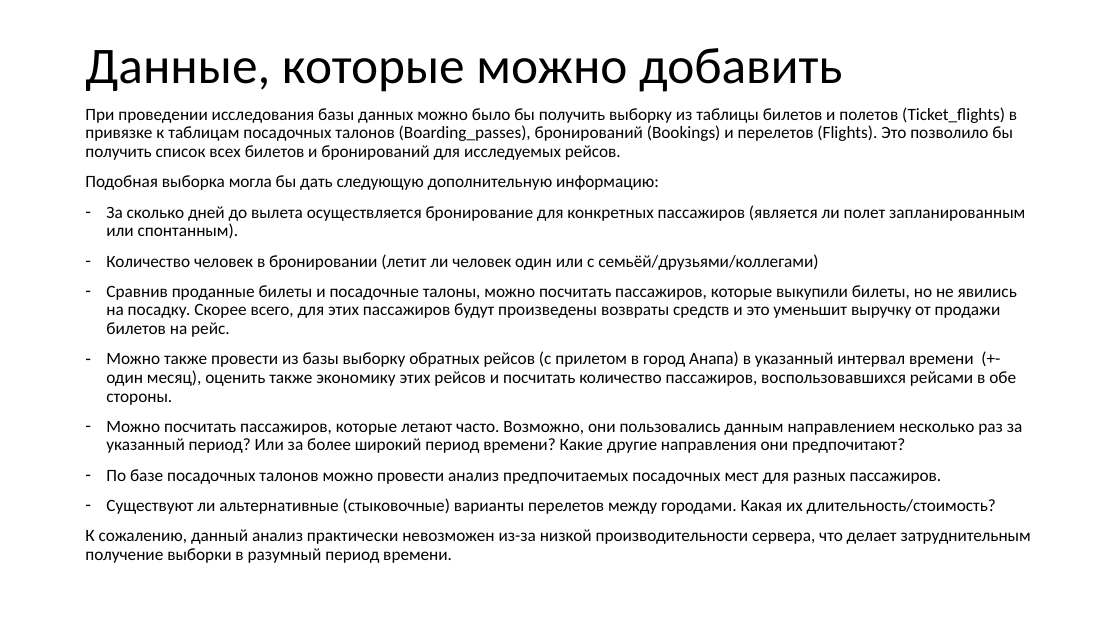
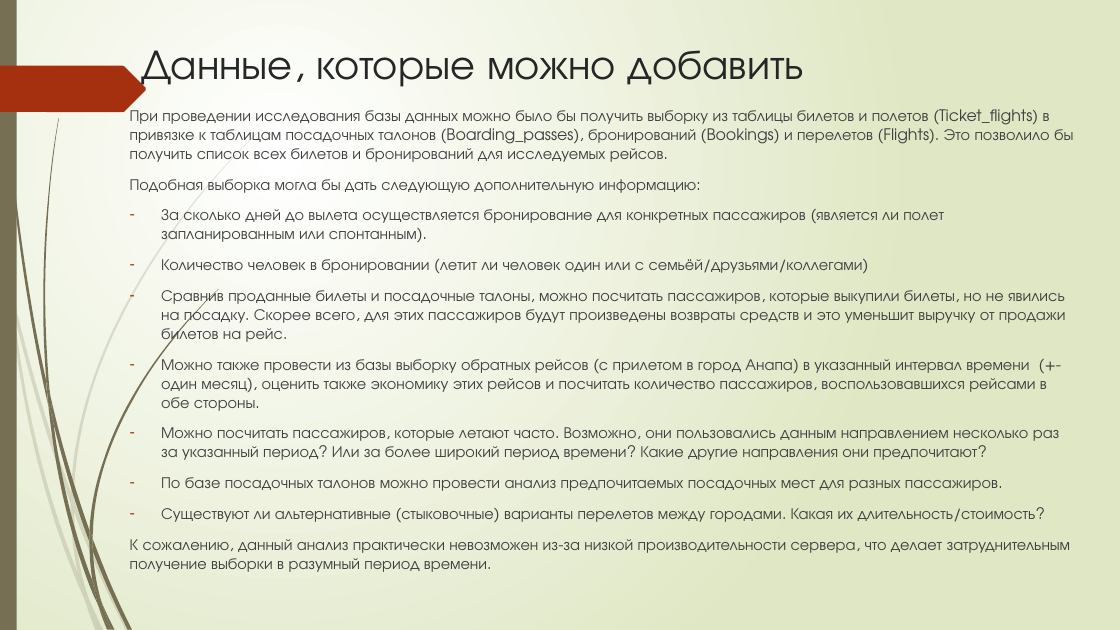
Before and after one commit to stselikov/skillfactory_rds, a slide deck: slide 5 of module_4/Project 4 Tselikov Sergey.pptx. Drawn at 1120x630 pixels with LibreOffice and Linux fonts; fonts in the diff are those of the drawing. Boxes give left, top, right and bottom in pixels: in the first picture for what was removed or moved away, otherwise in the second. Text is boxed around its words. In the diff, an @@ line names an element or a change of style, - is before the commit and + after.

```diff
--- a/module_4/Project 4 Tselikov Sergey.pptx
+++ b/module_4/Project 4 Tselikov Sergey.pptx
@@ background #FFFFFF to gradient #FFFFFF to #DFE8C4 @@
@@ rectangle added at (0,0,17,630), fill #766F54 @@
@@ title "Данные, которые можно добавить": place and size @@
-title "Данные, которые можно добавить" at (85,48,842,92)
+title "Данные, которые можно добавить" at (141,50,804,90)
@@ title "Данные, которые можно добавить" at (141,50,804,90): size 44 to 36 pt, font Calibri to TeX Gyre Adventor, text colour #000000 to #262626; line spacing 0.9 to 1; vertical alignment middle to top @@
@@ freeform shape added at (0,66,146,112), fill #A53010 @@
@@ text "При проведении исследования базы данных ...": place and size @@
-text "При проведении исследования базы данных ..." at (85,107,1031,563)
+text "При проведении исследования базы данных ..." at (130,109,1073,572)
@@ text "При проведении исследования базы данных ..." at (130,109,1073,572): size 14.8 to 13.6 pt, font Calibri to TeX Gyre Adventor, text colour #000000 to #404040; line spacing 0.9 to 1; indent changed @@
@@ group added at (0,129,262,630): 10 freeform shapes @@
@@ group added at (3,0,218,630): 12 freeform shapes @@
```
Also in this commit, not shown: 5 other slides changed, 2 slides added, 1 other file.
